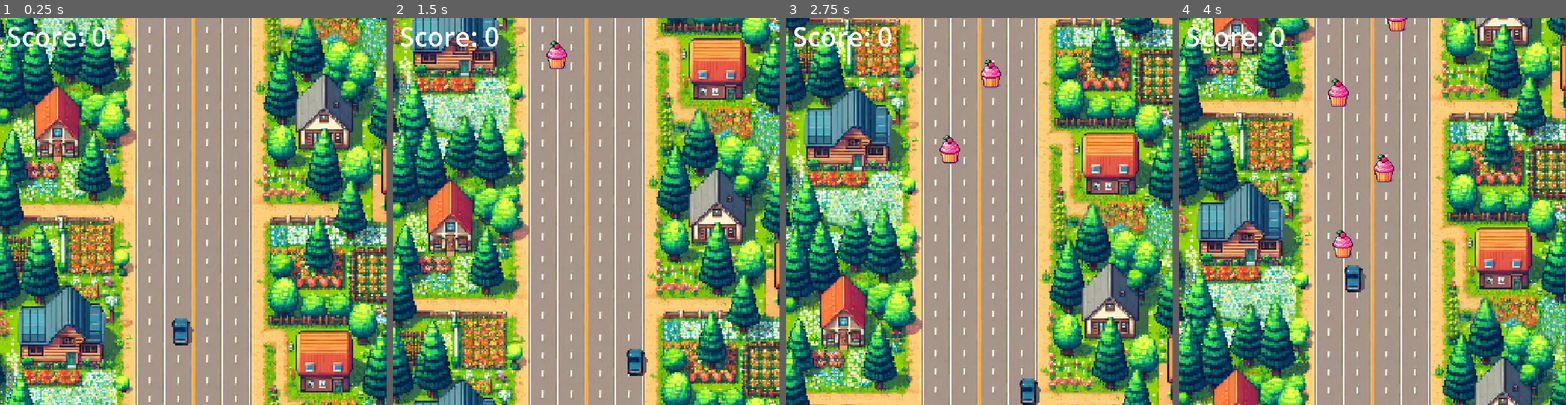
Above: before the commit, frames 1-4 (left to right).
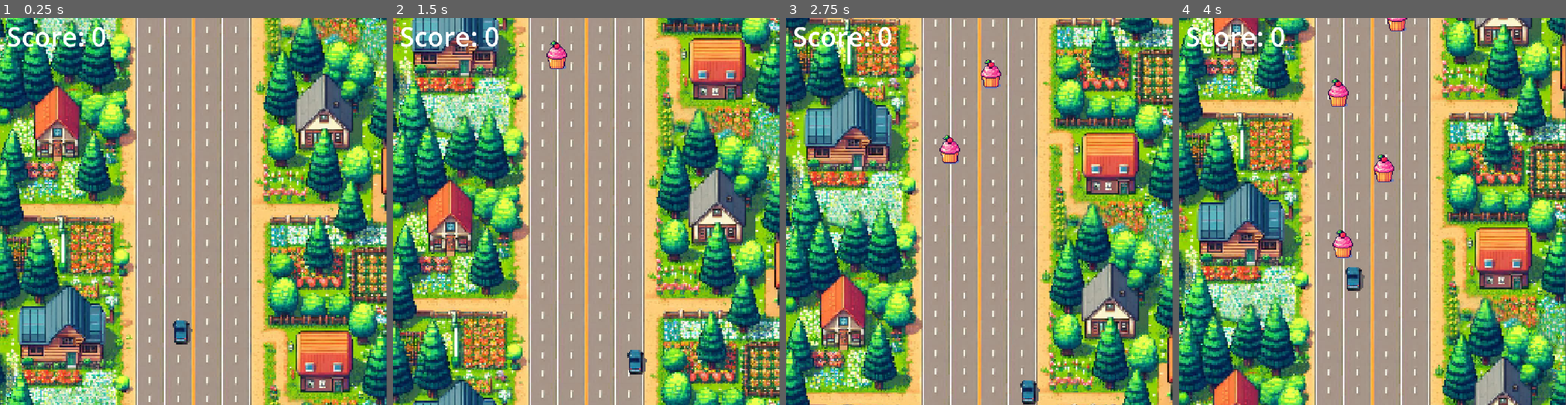
Above: after the commit, the same moments.

Repository: shigera/test_car
Game: Godot game, scene res://Scean/gameplay.tscn
Two runs of this game, one before a commit and one after it. Both use one fixed random seed, a clock stepped at 60 frames per second and the inputs below.
Inputs:
- Up to frame 1 (0.25 s): no input
- Up to frame 2 (1.5 s): hold D (rightKey) 0.53-1.28 s; hold S (downKey) from 1.28 s (still down)
- Up to frame 3 (2.75 s): release S (downKey) at 2.03 s; hold D (rightKey) from 2.03 s (still down)
- Up to frame 4 (4 s): release D (rightKey) at 2.78 s; hold W (upKey) 2.78-3.53 s; hold A (leftKey) from 3.53 s (still down)

The runs differ from the first frame. In frame 1, 0.2% of the frame differs, in the area x 44-51%, y 77-85%; in frame 2, 0.2%; in frame 3, 0.1%; in frame 4, 0.2%.

Commit message:
플레이어 이동 및 점수 시스템 수정

Diff:
--- a/test-cart/Scean/gameplay.tscn
+++ b/test-cart/Scean/gameplay.tscn
@@ -11,7 +11,6 @@
 
 [node name="Car" parent="." unique_id=774586552 instance=ExtResource("2_xyos7")]
 position = Vector2(482, 831)
-scale = Vector2(4.5, 4.5)
 
 [node name="generCake" type="Node2D" parent="." unique_id=759591476]
 script = ExtResource("3_d2i5q")
